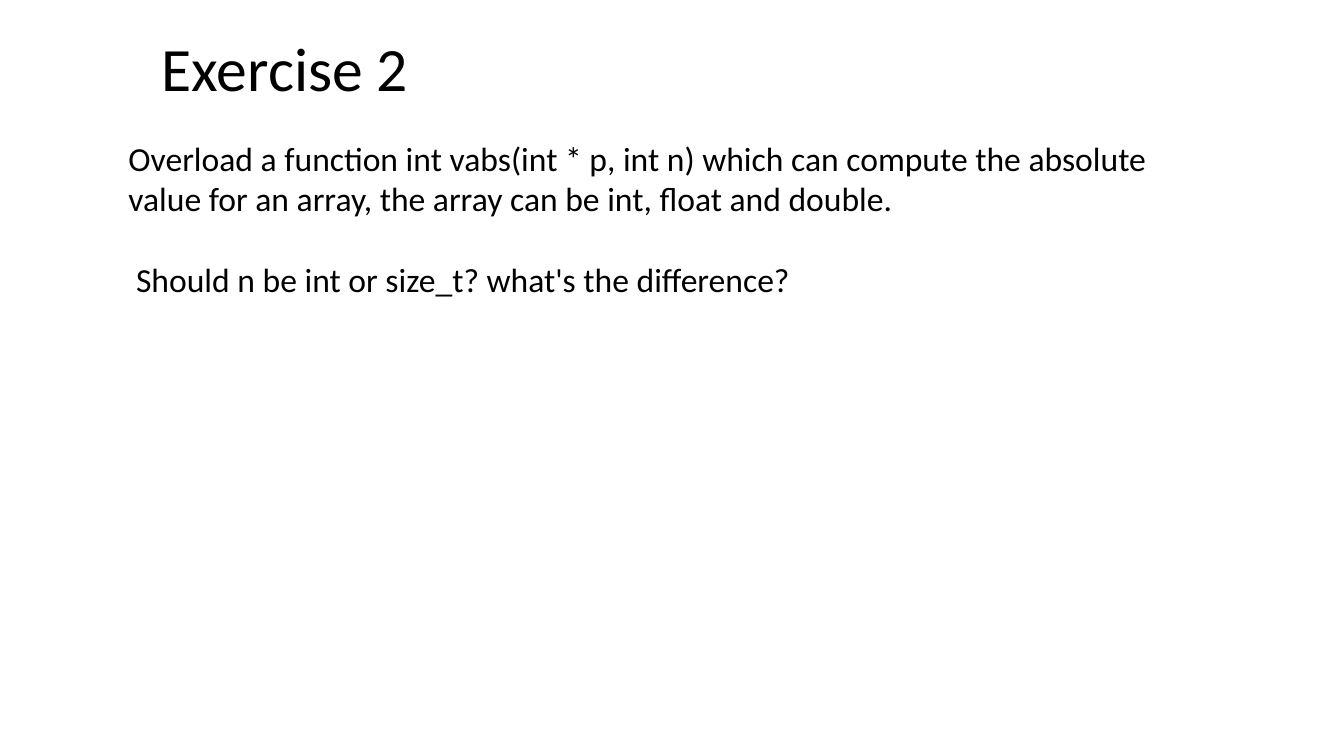
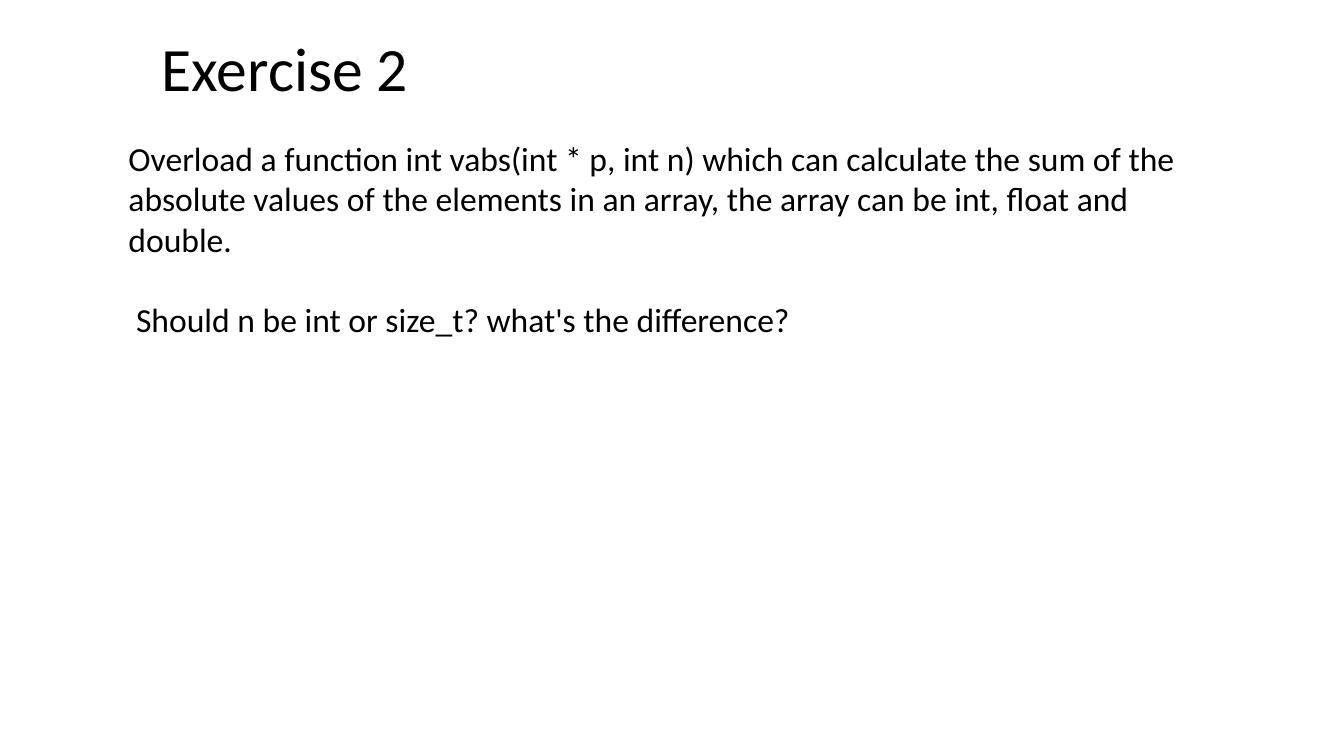
Before and after one commit to ShiqiYu/CPP, a slide deck: slide 20 of week07/Lab07.pptx. Drawn at 1344x756 pixels with LibreOffice and Linux fonts; fonts in the diff are those of the drawing; background and template pictures are left out. Boxes give left, top, right and bottom in pixels: in the first picture for what was removed or moved away, otherwise in the second. Text is boxed around its words. In the diff, an @@ line names an element or a change of style, - is before the commit and + after.

```diff
--- a/week07/Lab07.pptx
+++ b/week07/Lab07.pptx
@@ text at box(128, 146, 1175, 253): text changed @@
-Overload a function int vabs(int * p, int n) which can compute the absolute value for an array, the array can be int, float and double.
+Overload a function int vabs(int * p, int n) which can calculate the sum of the absolute values of the elements in an array, the array can be int, float and double.
```
Also in this commit, not shown: 1 other file.
